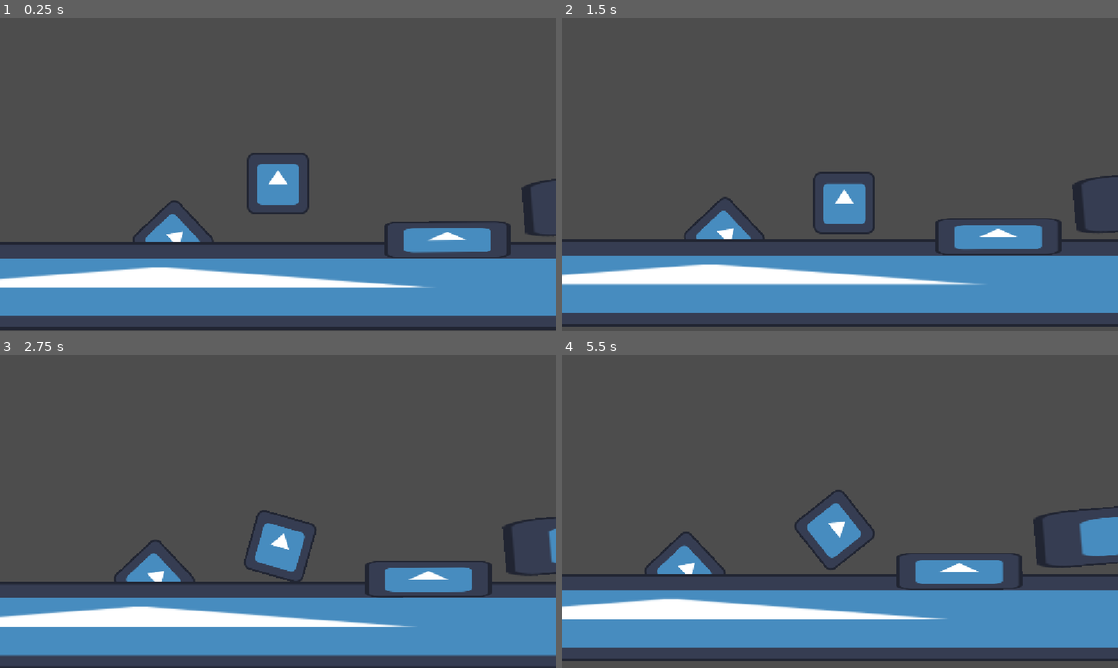
Above: before the commit, frames 1-4 (two rows, left to right).
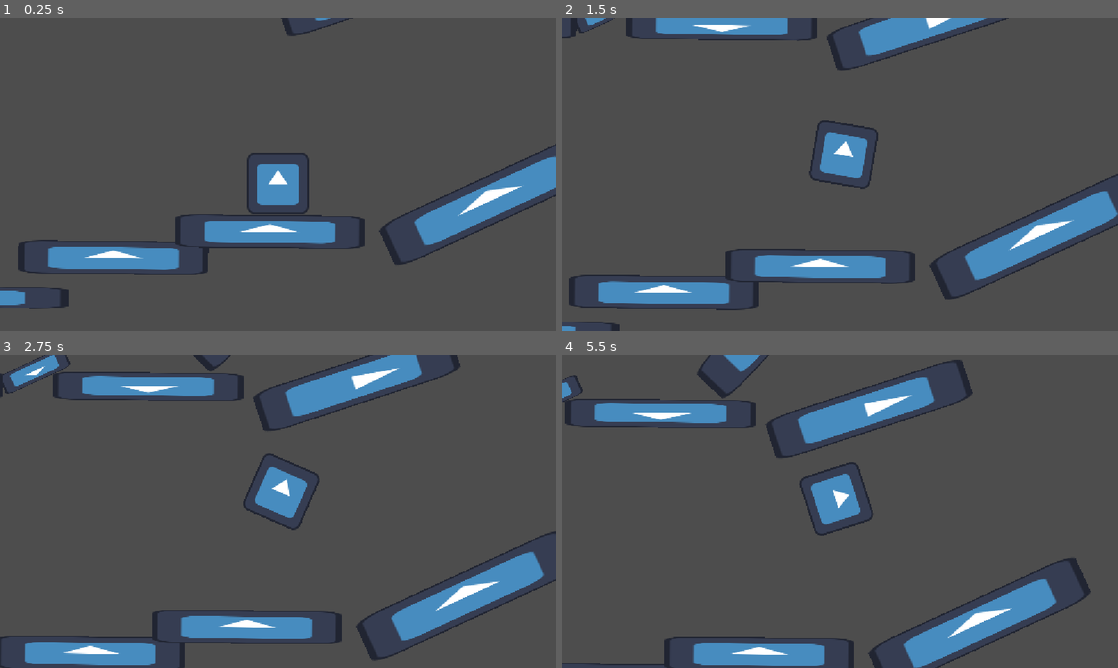
Above: after the commit, the same moments.

Repository: cyan-teal/hole-bounce
Game: Godot game, scene res://scenes/main.tscn
The game is run twice, just before and just after one commit, with the same random seed, the same clock (stepped at 60 frames per second) and the same inputs. The engine's default icon, where the game draws it, is replaced by a stand-in: a white triangle on a blue panel in a dark square.
Inputs:
- Up to frame 1 (0.25 s): no input
- Up to frame 2 (1.5 s): hold Right (go_right) 0.53-1.28 s; tap Space (pass) at 0.6, 1.35 s; hold Left (go_left) from 1.28 s (still down)
- Up to frame 3 (2.75 s): release Left (go_left) at 2.03 s; hold Right (go_right) from 2.03 s (still down); tap Space (pass) at 2.1 s
- Up to frame 4 (5.5 s): tap Space (pass) every 0.75 s from 2.85 to 5.1 s; release Right (go_right) at 3.53 s; hold Left (go_left) from 3.53 s (still down)

The runs differ from the first frame. In frame 1, 27% of the frame differs, in the area x 0-100%, y 0-100%; in frame 2, 27%; in frame 3, 29%; in frame 4, 31%.

Commit message:
new _map

Diff:
--- /dev/null
+++ b/hole-bounce/scenes/hole_un.gd
@@ -0,0 +1,14 @@
+extends StaticBody2D
+
+var collisionShape: CollisionShape2D
+
+
+func _ready() -> void:
+	collisionShape = $CollisionShape2D
+
+
+func _process(delta: float) -> void:
+	if Input.is_action_just_pressed("pass"):
+		collisionShape.disabled = false
+	elif Input.is_action_just_released("pass"):
+		collisionShape.disabled = true
--- /dev/null
+++ b/hole-bounce/scenes/launch_pad.gd
@@ -0,0 +1,10 @@
+
+
+# Called when the node enters the scene tree for the first time.
+func _ready() -> void:
+	pass # Replace with function body.
+
+
+# Called every frame. 'delta' is the elapsed time since the previous frame.
+func _process(delta: float) -> void:
+	pass
--- a/hole-bounce/scenes/level_1.tscn
+++ b/hole-bounce/scenes/level_1.tscn
@@ -6,10 +6,12 @@
 [ext_resource type="PackedScene" uid="uid://bixobljkd83tk" path="res://scenes/launch_pad.tscn" id="3_rus8k"]
 [ext_resource type="PackedScene" uid="uid://bg8re1clvsn4u" path="res://scenes/level_end.tscn" id="5_fcfvj"]
 [ext_resource type="PackedScene" uid="uid://dc3ifb2nhulun" path="res://scenes/hole.tscn" id="6_pa8r4"]
+[ext_resource type="Script" uid="uid://8gcpcatsaosh" path="res://scenes/hole_un.gd" id="7_pa8r4"]
 
 [node name="Level1" type="Node2D" unique_id=2075713534]
 
 [node name="Player" parent="." unique_id=244388843 instance=ExtResource("1_014kd")]
+position = Vector2(548, -1894)
 
 [node name="Camera2D" type="Camera2D" parent="Player" unique_id=1067887717]
 position_smoothing_enabled = true
@@ -35,6 +37,16 @@
 rotation = -3.9791002
 scale = Vector2(3.688785, 0.76176465)
 script = ExtResource("3_5xbjy")
+
+[node name="LaunchPad6" parent="." unique_id=446448878 instance=ExtResource("3_rus8k")]
+position = Vector2(988, -1831.0001)
+rotation = -6.715218
+scale = Vector2(3.688785, 0.76176465)
+
+[node name="LaunchPad7" parent="." unique_id=663960825 instance=ExtResource("3_rus8k")]
+position = Vector2(91.99988, -2296)
+rotation = -6.715218
+scale = Vector2(1.1551731, -0.33634555)
 
 [node name="LaunchPad5" parent="." unique_id=1993517078 instance=ExtResource("3_rus8k")]
 position = Vector2(-1941.9998, -854.99994)
@@ -72,17 +84,42 @@
 scale = Vector2(6.4913645, 0.7497265)
 
 [node name="Object11" parent="." unique_id=1221311648 instance=ExtResource("2_bswci")]
-position = Vector2(-539, -1635)
+position = Vector2(-912, -1640)
+rotation = 0.025230017
+scale = Vector2(3.5577698, -0.3803035)
+
+[node name="Object19" parent="." unique_id=364093433 instance=ExtResource("2_bswci")]
+position = Vector2(-177.99995, -1630.9999)
 rotation = 0.010075251
-scale = Vector2(8.677111, 0.54455286)
+scale = Vector2(4.5841823, 0.34540668)
+
+[node name="Object16" parent="." unique_id=776759906 instance=ExtResource("2_bswci")]
+position = Vector2(327.00003, -2264.0002)
+rotation = 0.010075251
+scale = Vector2(3.0956867, -0.4531911)
+
+[node name="Object17" parent="." unique_id=1973417080 instance=ExtResource("2_bswci")]
+position = Vector2(-172.00009, -2268.0002)
+rotation = 0.010075251
+scale = Vector2(3.0956867, -0.4531911)
+
+[node name="Object18" parent="." unique_id=254208964 instance=ExtResource("2_bswci")]
+position = Vector2(-721, -2434.0002)
+rotation = 0.010075251
+scale = Vector2(3.0956867, -0.4531911)
 
 [node name="Object14" parent="." unique_id=1309067129 instance=ExtResource("2_bswci")]
-position = Vector2(-292, -1332)
-rotation = 3.039499
-scale = Vector2(8.677111, 0.54455286)
+position = Vector2(-181.00003, -1117.0001)
+rotation = 2.7177236
+scale = Vector2(3.4976008, 0.35826668)
 
 [node name="Object12" parent="." unique_id=111614548 instance=ExtResource("2_bswci")]
 position = Vector2(206.99997, -1712)
+rotation = 0.010075251
+scale = Vector2(3.076568, 0.5374804)
+
+[node name="Object15" parent="." unique_id=920166706 instance=ExtResource("2_bswci")]
+position = Vector2(531, -1765.9999)
 rotation = 0.010075251
 scale = Vector2(3.076568, 0.5374804)
 
@@ -97,9 +134,9 @@
 scale = Vector2(4.4963417, 0.9337929)
 
 [node name="Object4" parent="." unique_id=1449926254 instance=ExtResource("2_bswci")]
-position = Vector2(1354.0001, -350.00003)
-rotation = 0.030936196
-scale = Vector2(1.7242126, -8.620272)
+position = Vector2(1404.0001, -1245)
+rotation = -0.011716206
+scale = Vector2(1.7242126, -24.161692)
 
 [node name="LevelEnd" parent="." unique_id=1912925523 instance=ExtResource("5_fcfvj")]
 position = Vector2(-1527, -429)
@@ -108,3 +145,19 @@
 position = Vector2(209.99998, -816.99994)
 rotation = 0.494495
 scale = Vector2(1, 1.7124414)
+
+[node name="Hole2" parent="." unique_id=1271138343 instance=ExtResource("6_pa8r4")]
+position = Vector2(-1070.9999, -1808)
+rotation = 0.494495
+scale = Vector2(1, 1.7124414)
+
+[node name="Hole3" parent="." unique_id=1824726720 instance=ExtResource("6_pa8r4")]
+position = Vector2(758.99994, -2273.0002)
+rotation = 1.2555057
+scale = Vector2(0.7039779, 3.3507178)
+
+[node name="Hole4" parent="." unique_id=759850957 instance=ExtResource("6_pa8r4")]
+position = Vector2(576, -2475)
+rotation = 0.7606735
+scale = Vector2(0.7039779, 3.3507178)
+script = ExtResource("7_pa8r4")
--- a/hole-bounce/scripts/launch_pad.gd
+++ b/hole-bounce/scripts/launch_pad.gd
@@ -9,7 +9,7 @@
 
 
 # Called every frame. 'delta' is the elapsed time since the previous frame.
-func _process(delta: float) -> void:
+func _process(_delta: float) -> void:
 
 	pass
 
Not shown, added: hole-bounce/scenes/hole_un.gd.uid
Not shown, added: hole-bounce/scenes/launch_pad.gd.uid
